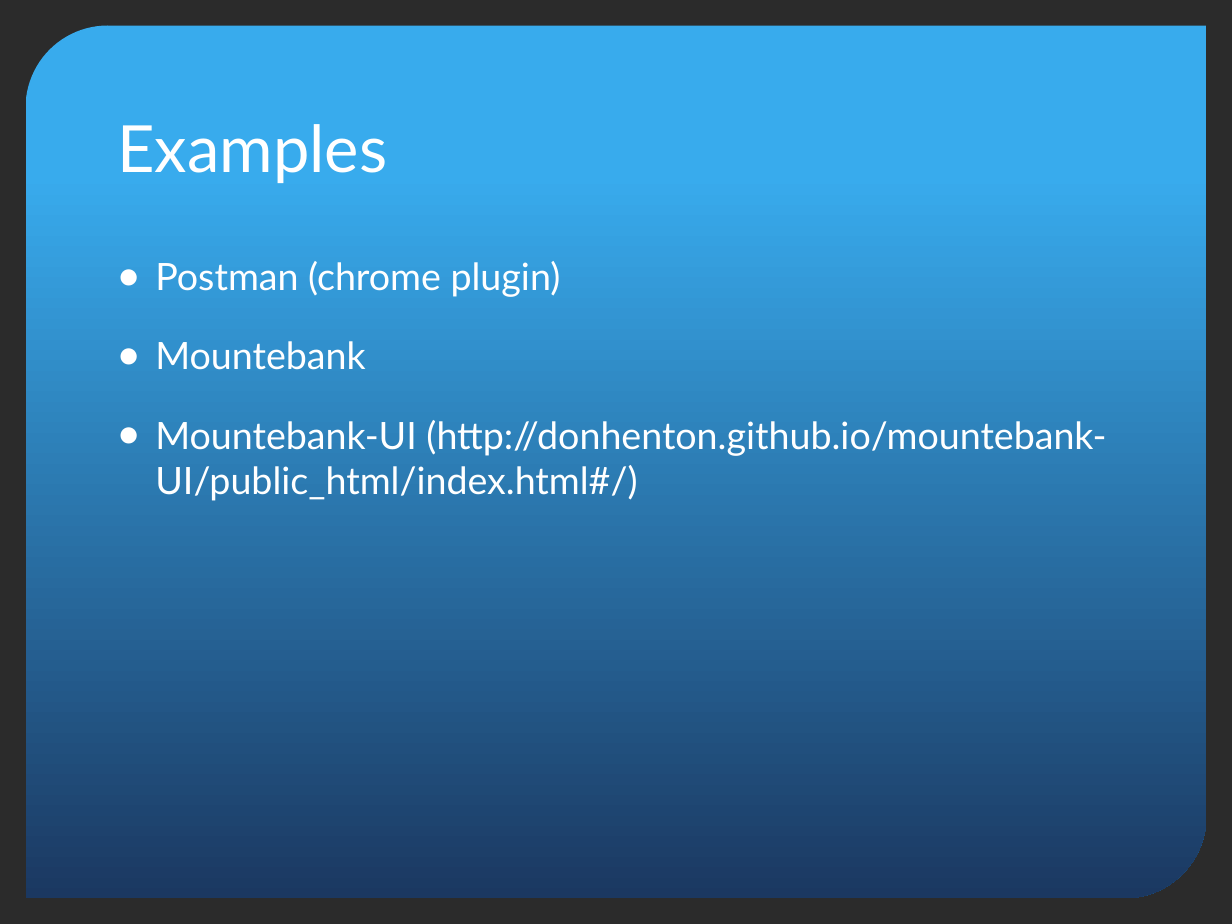
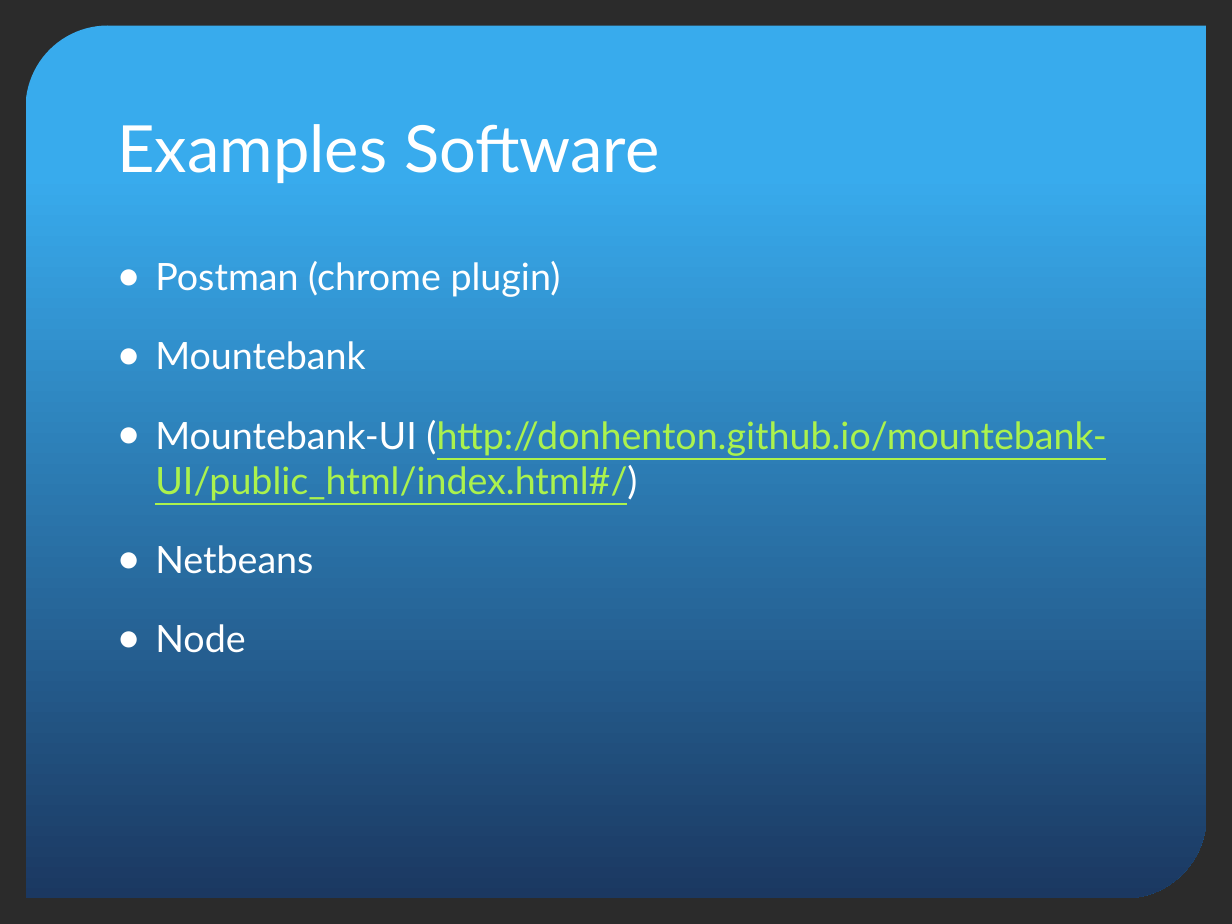
Before and after one commit to donhenton/mountebank-UI, a slide deck: slide 6 of docs/madjs/MADJS-Mountebank.pptx (slide 5 before the commit). Drawn at 1232x924 pixels with LibreOffice and Linux fonts; fonts in the diff are those of the drawing; background and template pictures are left out; a plain dark background stands for a picture behind light text. Boxes give left, top, right and bottom in pixels: in the first picture for what was removed or moved away, otherwise in the second. Text is boxed around its words. In the diff, an @@ line names an element or a change of style, - is before the commit and + after.

```diff
--- a/docs/madjs/MADJS-Mountebank.pptx
+++ b/docs/madjs/MADJS-Mountebank.pptx
@@ title at bbox=[117, 124, 660, 183]: text changed @@
-Examples
+Examples Software
@@ text at bbox=[155, 420, 1106, 501]: text colour #FFFFFF to #ABF24D, underline on in "(http://donhenton.github.io/mountebank-UI/public_html/index. ..." @@
@@ text at bbox=[155, 545, 313, 653]: paragraphs added @@
+● Netbeans
+● Node
```
Also in this commit, not shown: 2 other slides changed, 3 slides added, 1 slide removed, 2 other files.
